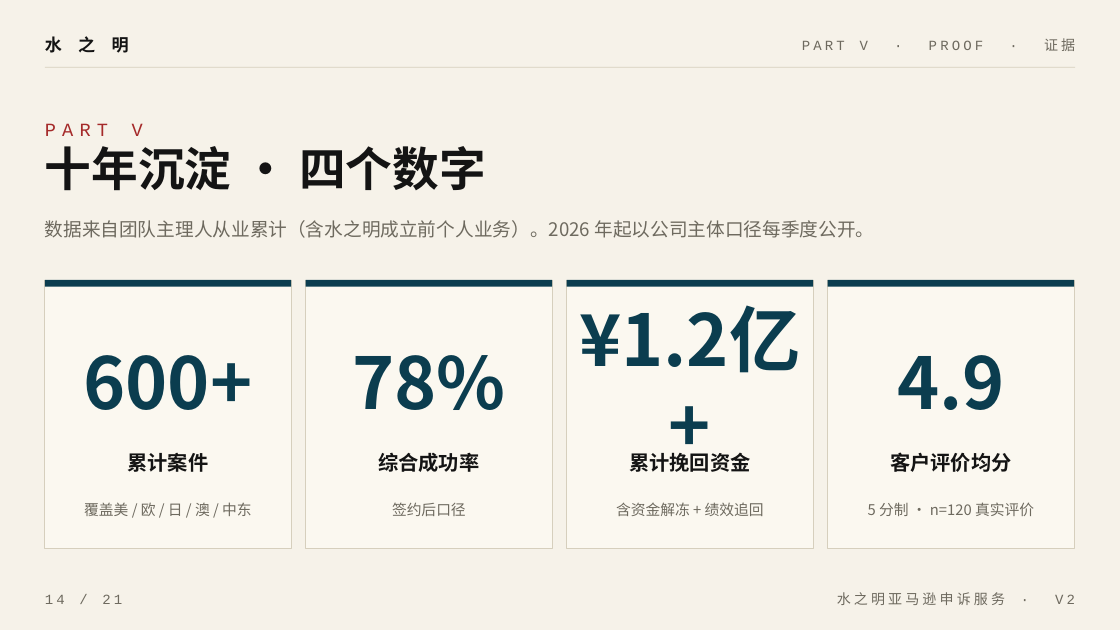
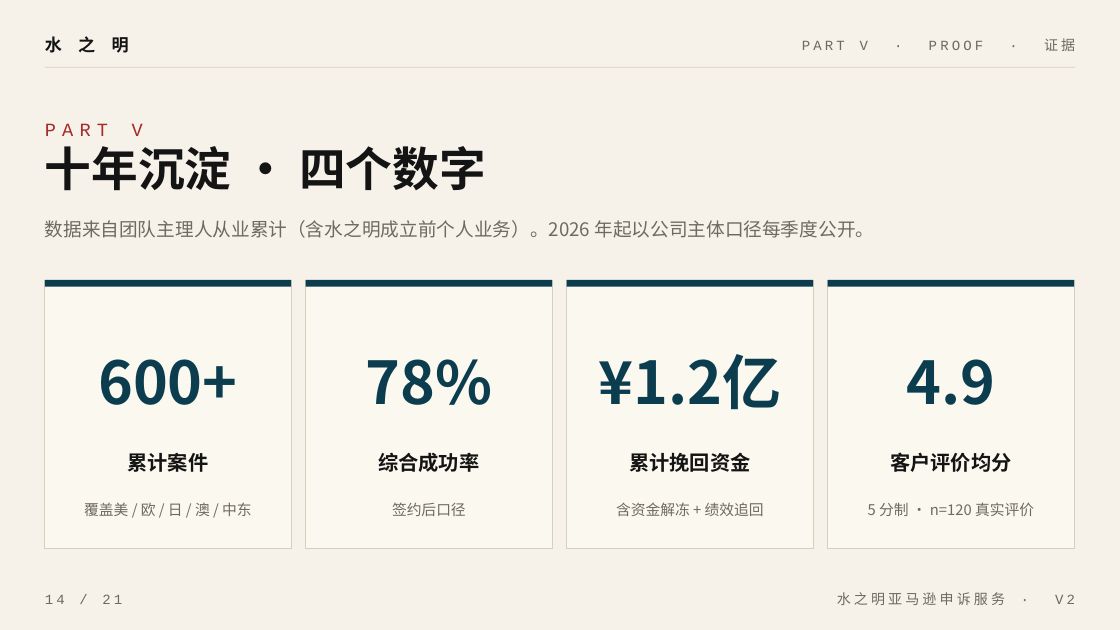
Before and after one commit to chenfei125/shuizhiming-site1, a slide deck: slide 14 of 水之明销售介绍.pptx. Drawn at 1120x630 pixels with LibreOffice and Linux fonts; fonts in the diff are those of the drawing. Boxes give left, top, right and bottom in pixels: in the first picture for what was removed or moved away, otherwise in the second. Text is boxed around its words. In the diff, an @@ line names an element or a change of style, - is before the commit and + after.

```diff
--- a/水之明销售介绍.pptx
+++ b/水之明销售介绍.pptx
@@ size 46 to 38 pt in 3 elements at [98, 359, 238, 405], [365, 359, 492, 405], [906, 359, 995, 405] @@
@@ text at [598, 354, 781, 410]: text changed; size 46 to 38 pt @@
-¥1.2亿+
+¥1.2亿
```
Also in this commit, not shown: 9 other slides changed, 1 other file.
